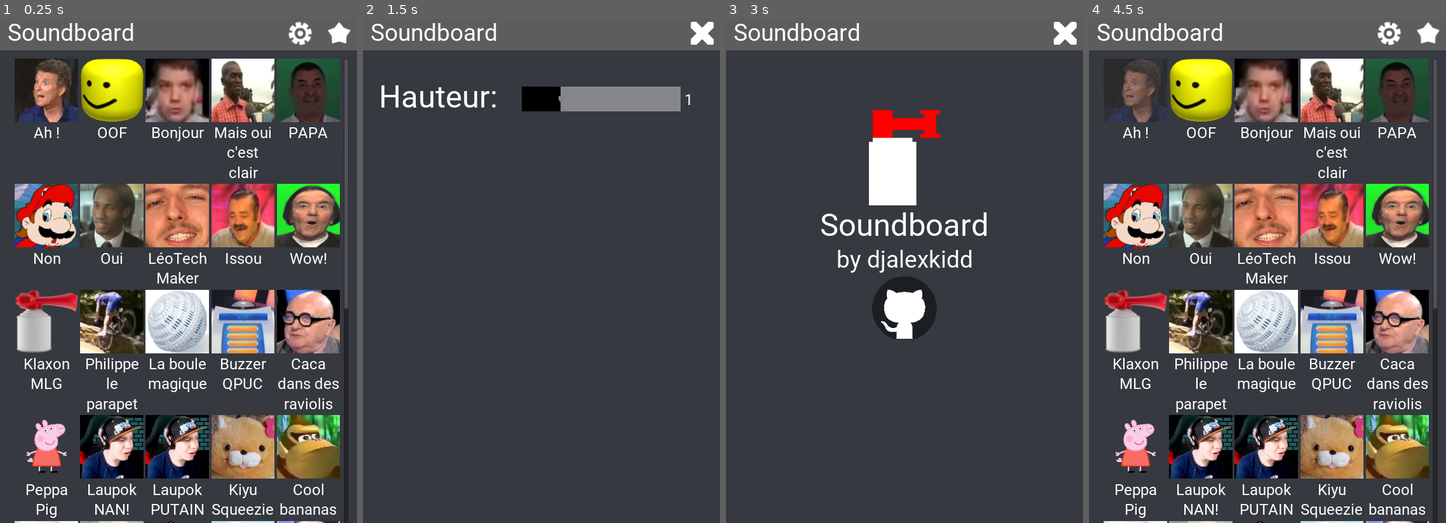
Above: before the commit, frames 1-4 (left to right).
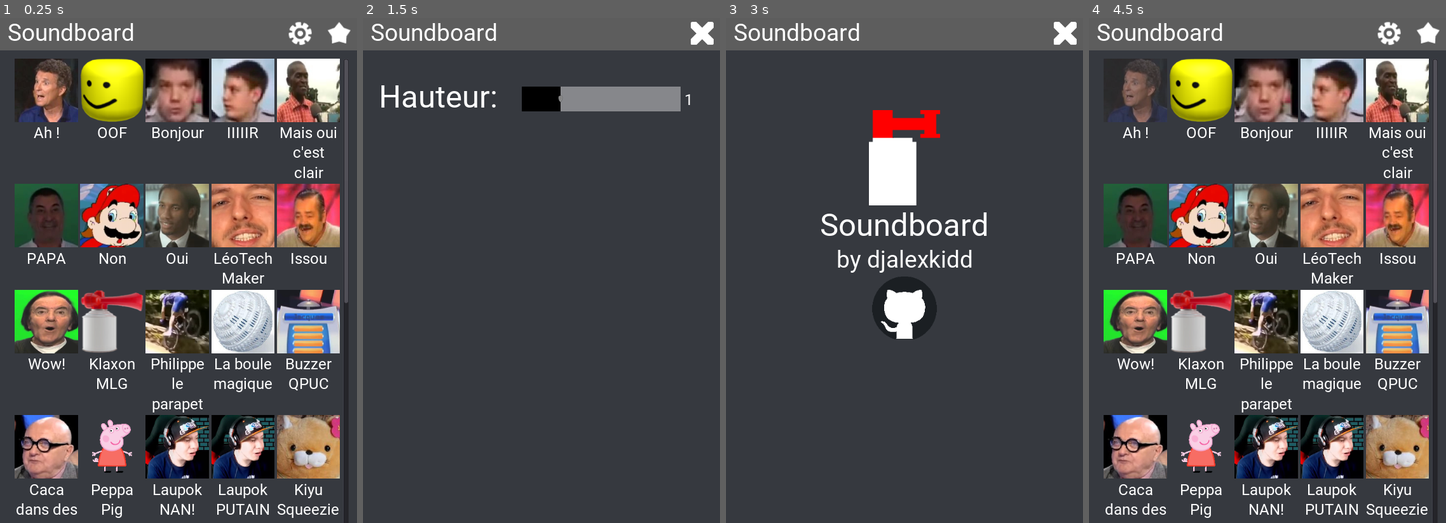
Above: after the commit, the same moments.

Repository: djalexkidd/soundboard
Game: Godot game, scene res://scenes/Main.tscn
Two runs of this game, one before a commit and one after it. Both use one fixed random seed, a clock stepped at 60 frames per second and the inputs below.
Inputs (mouse positions are in pixels of both pictures, inside the frame that each line leads up to):
- Up to frame 1 (0.25 s): no input
- Up to frame 2 (1.5 s): tap Enter at 0.5 s; click (662, 33) at 1.25 s
- Up to frame 3 (3 s): click (1065, 33) at 2 s; click (1065, 33) at 2.75 s
- Up to frame 4 (4.5 s): click (1428, 33) at 3.5 s; click (1135, 88) at 4.27 s

The runs differ from the first frame. In frame 1, 39% of the frame differs, in the area x 4-98%, y 8-100%; in frame 2, nothing differs; in frame 3, nothing differs; in frame 4, 39%.

Commit message:
+2 SFX

Diff:
--- a/scenes/Main.tscn
+++ b/scenes/Main.tscn
@@ -86,258 +86,276 @@
 EntryImage = "res://assets/images/bonjour.png"
 EntryAudio = "res://assets/sounds/DS407.ogg"
 
+[node name="SoundEffect33" parent="Sounds/GridContainer" instance=ExtResource( 2 )]
+margin_left = 396.0
+margin_right = 524.0
+margin_bottom = 211.0
+EntryName = "IIIIIR"
+EntryImage = "res://assets/images/iir.jpg"
+EntryAudio = "res://assets/sounds/iir.ogg"
+
 [node name="SoundEffect4" parent="Sounds/GridContainer" instance=ExtResource( 2 )]
-margin_left = 396.0
-margin_right = 524.0
+margin_left = 528.0
+margin_right = 656.0
 margin_bottom = 211.0
 EntryName = "Mais oui c'est clair"
 EntryImage = "res://assets/images/eddymalou.png"
 EntryAudio = "res://assets/sounds/DS410.ogg"
 
 [node name="SoundEffect5" parent="Sounds/GridContainer" instance=ExtResource( 2 )]
-margin_left = 528.0
-margin_right = 656.0
-margin_bottom = 211.0
+margin_top = 215.0
+margin_right = 128.0
+margin_bottom = 426.0
 EntryName = "PAPA"
 EntryImage = "res://assets/images/papa.png"
 EntryAudio = "res://assets/sounds/DS411.ogg"
 
 [node name="SoundEffect6" parent="Sounds/GridContainer" instance=ExtResource( 2 )]
-margin_top = 215.0
-margin_right = 128.0
+margin_left = 132.0
+margin_top = 215.0
+margin_right = 260.0
 margin_bottom = 426.0
 EntryName = "Non"
 EntryImage = "res://assets/images/non.png"
 EntryAudio = "res://assets/sounds/DS421.ogg"
 
 [node name="SoundEffect7" parent="Sounds/GridContainer" instance=ExtResource( 2 )]
-margin_left = 132.0
-margin_top = 215.0
-margin_right = 260.0
+margin_left = 264.0
+margin_top = 215.0
+margin_right = 392.0
 margin_bottom = 426.0
 EntryName = "Oui"
 EntryImage = "res://assets/images/oui.png"
 EntryAudio = "res://assets/sounds/DS435.ogg"
 
 [node name="SoundEffect8" parent="Sounds/GridContainer" instance=ExtResource( 2 )]
-margin_left = 264.0
-margin_top = 215.0
-margin_right = 392.0
+margin_left = 396.0
+margin_top = 215.0
+margin_right = 524.0
 margin_bottom = 426.0
 EntryName = "LéoTechMaker"
 EntryImage = "res://assets/images/leo.png"
 EntryAudio = "res://assets/sounds/DS432.ogg"
 
 [node name="SoundEffect9" parent="Sounds/GridContainer" instance=ExtResource( 2 )]
-margin_left = 396.0
-margin_top = 215.0
-margin_right = 524.0
+margin_left = 528.0
+margin_top = 215.0
+margin_right = 656.0
 margin_bottom = 426.0
 EntryName = "Issou"
 EntryImage = "res://assets/images/issou.jpg"
 EntryAudio = "res://assets/sounds/DS428.ogg"
 
 [node name="SoundEffect10" parent="Sounds/GridContainer" instance=ExtResource( 2 )]
-margin_left = 528.0
-margin_top = 215.0
-margin_right = 656.0
-margin_bottom = 426.0
+margin_top = 430.0
+margin_right = 128.0
+margin_bottom = 641.0
 EntryName = "Wow!"
 EntryImage = "res://assets/images/wow.png"
 EntryAudio = "res://assets/sounds/DS408.ogg"
 
 [node name="SoundEffect11" parent="Sounds/GridContainer" instance=ExtResource( 2 )]
-margin_top = 430.0
-margin_right = 128.0
+margin_left = 132.0
+margin_top = 430.0
+margin_right = 260.0
 margin_bottom = 641.0
 EntryName = "Klaxon MLG"
 EntryImage = "res://assets/images/airhorn.png"
 EntryAudio = "res://assets/sounds/mlg-airhorn.mp3"
 
 [node name="SoundEffect12" parent="Sounds/GridContainer" instance=ExtResource( 2 )]
-margin_left = 132.0
-margin_top = 430.0
-margin_right = 260.0
+margin_left = 264.0
+margin_top = 430.0
+margin_right = 392.0
 margin_bottom = 641.0
 EntryName = "Philippe le parapet"
 EntryImage = "res://assets/images/philippe.png"
 EntryAudio = "res://assets/sounds/DS456.ogg"
 
 [node name="SoundEffect13" parent="Sounds/GridContainer" instance=ExtResource( 2 )]
-margin_left = 264.0
-margin_top = 430.0
-margin_right = 392.0
+margin_left = 396.0
+margin_top = 430.0
+margin_right = 524.0
 margin_bottom = 641.0
 EntryName = "La boule magique"
 EntryImage = "res://assets/images/boulemagique.jpg"
 EntryAudio = "res://assets/sounds/DS436.ogg"
 
 [node name="SoundEffect14" parent="Sounds/GridContainer" instance=ExtResource( 2 )]
-margin_left = 396.0
-margin_top = 430.0
-margin_right = 524.0
+margin_left = 528.0
+margin_top = 430.0
+margin_right = 656.0
 margin_bottom = 641.0
 EntryName = "Buzzer QPUC"
 EntryImage = "res://assets/images/buzzer.jpg"
 EntryAudio = "res://assets/sounds/DS461.ogg"
 
 [node name="SoundEffect15" parent="Sounds/GridContainer" instance=ExtResource( 2 )]
-margin_left = 528.0
-margin_top = 430.0
-margin_right = 656.0
-margin_bottom = 641.0
+margin_top = 645.0
+margin_right = 128.0
+margin_bottom = 856.0
 EntryName = "Caca dans des raviolis"
 EntryImage = "res://assets/images/caca.jpg"
 EntryAudio = "res://assets/sounds/DS417.ogg"
 
 [node name="SoundEffect16" parent="Sounds/GridContainer" instance=ExtResource( 2 )]
-margin_top = 645.0
-margin_right = 128.0
+margin_left = 132.0
+margin_top = 645.0
+margin_right = 260.0
 margin_bottom = 856.0
 EntryName = "Peppa Pig"
 EntryImage = "res://assets/images/peppapig.png"
 EntryAudio = "res://assets/sounds/DS442.ogg"
 
 [node name="SoundEffect17" parent="Sounds/GridContainer" instance=ExtResource( 2 )]
-margin_left = 132.0
-margin_top = 645.0
-margin_right = 260.0
+margin_left = 264.0
+margin_top = 645.0
+margin_right = 392.0
 margin_bottom = 856.0
 EntryName = "Laupok NAN!"
 EntryImage = "res://assets/images/lpknan.png"
 EntryAudio = "res://assets/sounds/DS445.ogg"
 
 [node name="SoundEffect18" parent="Sounds/GridContainer" instance=ExtResource( 2 )]
-margin_left = 264.0
-margin_top = 645.0
-margin_right = 392.0
+margin_left = 396.0
+margin_top = 645.0
+margin_right = 524.0
 margin_bottom = 856.0
 EntryName = "Laupok PUTAIN"
 EntryImage = "res://assets/images/lpknan.png"
 EntryAudio = "res://assets/sounds/DS443.ogg"
 
 [node name="SoundEffect19" parent="Sounds/GridContainer" instance=ExtResource( 2 )]
-margin_left = 396.0
-margin_top = 645.0
-margin_right = 524.0
+margin_left = 528.0
+margin_top = 645.0
+margin_right = 656.0
 margin_bottom = 856.0
 EntryName = "Kiyu Squeezie"
 EntryImage = "res://assets/images/kiyu.jpg"
 EntryAudio = "res://assets/sounds/kiyu_squeezie.ogg"
 
 [node name="SoundEffect20" parent="Sounds/GridContainer" instance=ExtResource( 2 )]
-margin_left = 528.0
-margin_top = 645.0
-margin_right = 656.0
-margin_bottom = 856.0
+margin_top = 860.0
+margin_right = 128.0
+margin_bottom = 1071.0
 EntryName = "Cool bananas"
 EntryImage = "res://assets/images/banana.png"
 EntryAudio = "res://assets/sounds/oh-these-are-pretty-cool-bananas.mp3"
 
 [node name="SoundEffect21" parent="Sounds/GridContainer" instance=ExtResource( 2 )]
-margin_top = 860.0
-margin_right = 128.0
+margin_left = 132.0
+margin_top = 860.0
+margin_right = 260.0
 margin_bottom = 1071.0
 EntryName = "Énorme"
 EntryImage = "res://assets/images/jamy.jpg"
 EntryAudio = "res://assets/sounds/DS460.ogg"
 
 [node name="SoundEffect22" parent="Sounds/GridContainer" instance=ExtResource( 2 )]
-margin_left = 132.0
-margin_top = 860.0
-margin_right = 260.0
+margin_left = 264.0
+margin_top = 860.0
+margin_right = 392.0
 margin_bottom = 1071.0
 EntryName = "Merde c'est con ça"
 EntryImage = "res://assets/images/etchebest.jpg"
 EntryAudio = "res://assets/sounds/DS415.ogg"
 
 [node name="SoundEffect26" parent="Sounds/GridContainer" instance=ExtResource( 2 )]
-margin_left = 264.0
-margin_top = 860.0
-margin_right = 392.0
+margin_left = 396.0
+margin_top = 860.0
+margin_right = 524.0
 margin_bottom = 1071.0
 EntryName = "PINGAS"
 EntryImage = "res://assets/images/pingas.png"
 EntryAudio = "res://assets/sounds/DS463.ogg"
 
 [node name="SoundEffect23" parent="Sounds/GridContainer" instance=ExtResource( 2 )]
-margin_left = 396.0
-margin_top = 860.0
-margin_right = 524.0
+margin_left = 528.0
+margin_top = 860.0
+margin_right = 656.0
 margin_bottom = 1071.0
 EntryName = "Nique ta mère"
 EntryImage = "res://assets/images/marine.jpg"
 EntryAudio = "res://assets/sounds/DS423.ogg"
 
 [node name="SoundEffect24" parent="Sounds/GridContainer" instance=ExtResource( 2 )]
-margin_left = 528.0
-margin_top = 860.0
-margin_right = 656.0
-margin_bottom = 1071.0
+margin_top = 1075.0
+margin_right = 128.0
+margin_bottom = 1286.0
 EntryName = "Jeanne au secours"
 EntryImage = "res://assets/images/jeanneausecours.jpg"
 EntryAudio = "res://assets/sounds/DS404.ogg"
 
 [node name="SoundEffect25" parent="Sounds/GridContainer" instance=ExtResource( 2 )]
-margin_top = 1075.0
-margin_right = 128.0
+margin_left = 132.0
+margin_top = 1075.0
+margin_right = 260.0
 margin_bottom = 1286.0
 EntryName = "Maintenant à Paris"
 EntryImage = "res://assets/images/melanchon.jpg"
 EntryAudio = "res://assets/sounds/DS458.ogg"
 
 [node name="SoundEffect27" parent="Sounds/GridContainer" instance=ExtResource( 2 )]
-margin_left = 132.0
-margin_top = 1075.0
-margin_right = 260.0
+margin_left = 264.0
+margin_top = 1075.0
+margin_right = 392.0
 margin_bottom = 1286.0
 EntryName = "C'est notre projet"
 EntryImage = "res://assets/images/macron.jpg"
 EntryAudio = "res://assets/sounds/DS457.ogg"
 
 [node name="SoundEffect29" parent="Sounds/GridContainer" instance=ExtResource( 2 )]
-margin_left = 264.0
-margin_top = 1075.0
-margin_right = 392.0
+margin_left = 396.0
+margin_top = 1075.0
+margin_right = 524.0
 margin_bottom = 1286.0
 EntryName = "je suis en colère"
 EntryImage = "res://assets/images/colere.jpg"
 EntryAudio = "res://assets/sounds/DS459.ogg"
 
 [node name="SoundEffect28" parent="Sounds/GridContainer" instance=ExtResource( 2 )]
-margin_left = 396.0
-margin_top = 1075.0
-margin_right = 524.0
+margin_left = 528.0
+margin_top = 1075.0
+margin_right = 656.0
 margin_bottom = 1286.0
 EntryName = "C'est normal en russie"
 EntryImage = "res://assets/images/russie.png"
 EntryAudio = "res://assets/sounds/DS433.ogg"
 
 [node name="SoundEffect30" parent="Sounds/GridContainer" instance=ExtResource( 2 )]
-margin_left = 528.0
-margin_top = 1075.0
-margin_right = 656.0
-margin_bottom = 1286.0
+margin_top = 1290.0
+margin_right = 128.0
+margin_bottom = 1501.0
 EntryName = "Aha"
 EntryImage = "res://assets/images/mickey.jpg"
 EntryAudio = "res://assets/sounds/DS418.ogg"
 
 [node name="SoundEffect31" parent="Sounds/GridContainer" instance=ExtResource( 2 )]
+margin_left = 132.0
 margin_top = 1290.0
-margin_right = 128.0
+margin_right = 260.0
 margin_bottom = 1501.0
 EntryName = "Qu'est ce c'est ce truc la"
 EntryImage = "res://assets/images/sylvaindurif.jpg"
 EntryAudio = "res://assets/sounds/DS439.ogg"
 
 [node name="SoundEffect32" parent="Sounds/GridContainer" instance=ExtResource( 2 )]
-margin_left = 132.0
+margin_left = 264.0
 margin_top = 1290.0
-margin_right = 260.0
+margin_right = 392.0
 margin_bottom = 1501.0
 EntryName = "Ça va bien se passer"
 EntryImage = "res://assets/images/maitreyoda.jpg"
 EntryAudio = "res://assets/sounds/DS419.ogg"
 
+[node name="SoundEffect34" parent="Sounds/GridContainer" instance=ExtResource( 2 )]
+margin_left = 396.0
+margin_top = 1290.0
+margin_right = 524.0
+margin_bottom = 1501.0
+EntryName = "Kouizine"
+EntryImage = "res://assets/images/kouizine.png"
+EntryAudio = "res://assets/sounds/kouizine.ogg"
+
 [connection signal="pressed" from="Header/SettingsButton" to="." method="_on_SettingsButton_pressed"]
 [connection signal="pressed" from="Header/CreditsButton" to="." method="_on_CreditsButton_pressed"]
Binary file added: assets/images/iir.jpg
Not shown, added: assets/images/iir.jpg.import
Binary file added: assets/images/kouizine.png
Not shown, added: assets/images/kouizine.png.import
Not shown, added: assets/sounds/iir.ogg.import
Not shown, added: assets/sounds/kouizine.ogg.import
Not shown, added: assets/sounds/iir.ogg
Not shown, added: assets/sounds/kouizine.ogg
